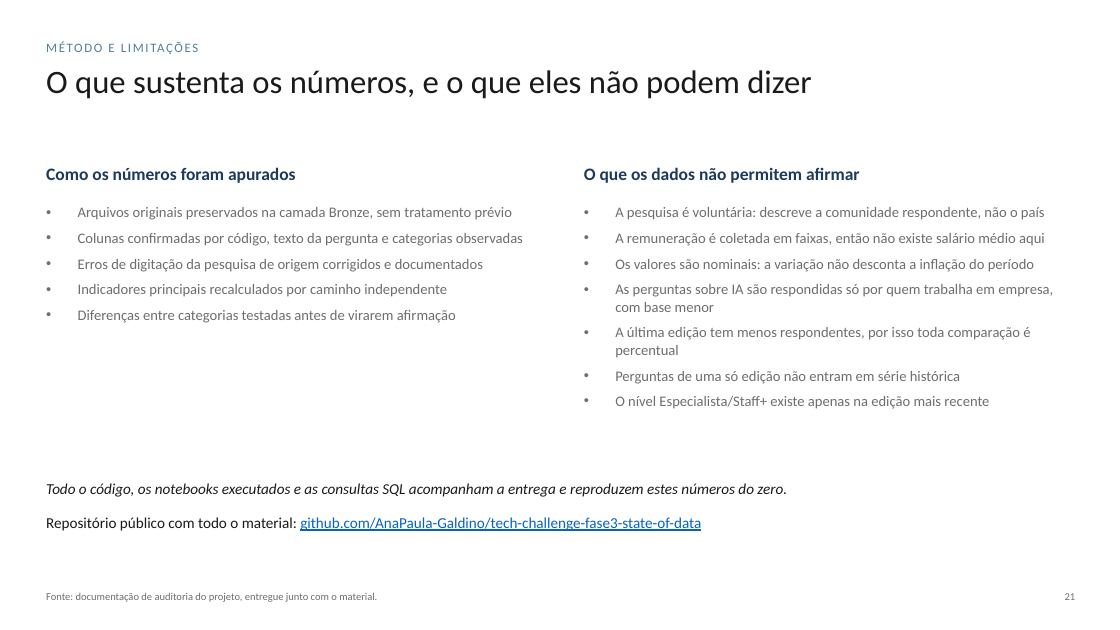
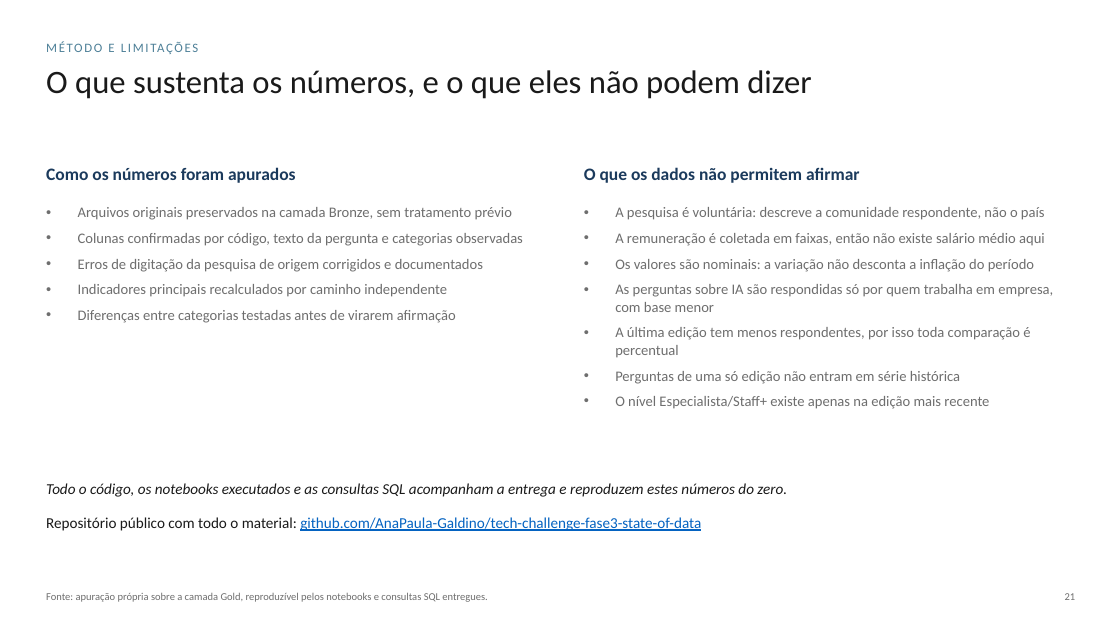
Before and after one commit to AnaPaula-Galdino/tech-challenge-fase3-state-of-data, a slide deck: slide 21 of entregaveis/TechChallenge_Fase3_MaterialExecutivo.pptx. Drawn at 1120x630 pixels with LibreOffice and Linux fonts; fonts in the diff are those of the drawing. Boxes give left, top, right and bottom in pixels: in the first picture for what was removed or moved away, otherwise in the second. Text is boxed around its words. In the diff, an @@ line names an element or a change of style, - is before the commit and + after.

Commit message:
Material executivo regerado, sem caminho de arquivo no texto alternativo das imagens

```diff
--- a/entregaveis/TechChallenge_Fase3_MaterialExecutivo.pptx
+++ b/entregaveis/TechChallenge_Fase3_MaterialExecutivo.pptx
@@ text at box(46, 593, 487, 602): text changed @@
-Fonte: documentação de auditoria do projeto, entregue junto com o material.
+Fonte: apuração própria sobre a camada Gold, reproduzível pelos notebooks e consultas SQL entregues.
```
Also in this commit, not shown: 1 other file.
